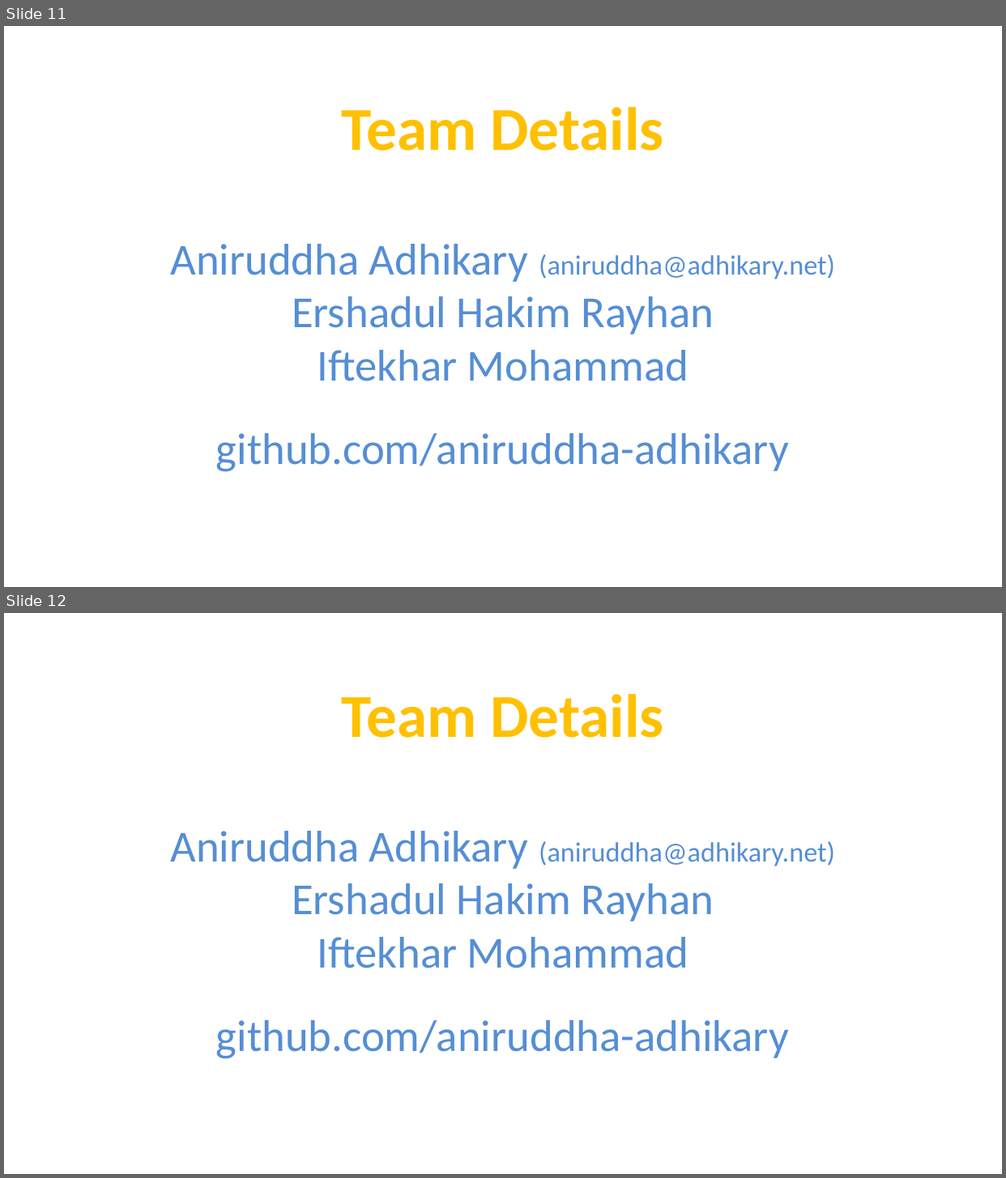
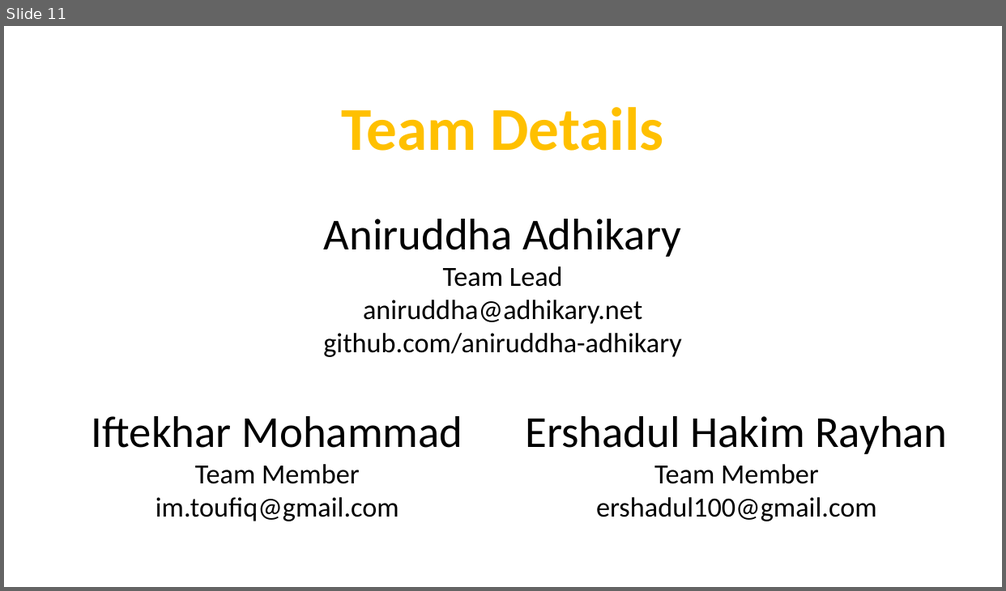
Before and after one commit to ServiceInnovationCamp/Group4, a slide deck: 4-ShikkhokBatayon.pptx. Shown one above the other, each under a label of ours: slides 11 and 12 before the commit, slide 11 after it. The pictures are 1006x1178 and 1006x591 pixels, drawn with LibreOffice and Linux fonts; fonts in the diff are those of the drawing. Boxes give left, top, right and bottom in pixels: in the first picture for what was removed or moved away, otherwise in the second. Text is boxed around its words. In the diff, an @@ line names an element or a change of style, - is before the commit and + after.

```diff
--- a/4-ShikkhokBatayon.pptx
+++ b/4-ShikkhokBatayon.pptx
@@ slide 12 removed at (4,613,1002,1174), background #FFFFFF @@
@@ text removed at (341,694,663,738) @@
-Team Details
@@ text removed at (170,831,835,1059) @@
-Aniruddha Adhikary (aniruddha@adhikary.net)
-Ershadul Hakim Rayhan
-Iftekhar Mohammad
-github.com/aniruddha-adhikary
@@ slide 11 changed as well @@
@@ text "Aniruddha Adhikary": place and size @@
-text "Aniruddha Adhikary" at (170,244,835,472)
+text "Aniruddha Adhikary" at (323,219,682,357)
@@ text at (324,219,681,324): text changed; size 32 to 20 pt; text colour #558ED5 to #000000 @@
-Aniruddha Adhikary (aniruddha@adhikary.net)
-Ershadul Hakim Rayhan
-Iftekhar Mohammad
+Aniruddha Adhikary
+Team Lead
+aniruddha@adhikary.net
@@ text at (323,333,682,357): size 32 to 20 pt, text colour #558ED5 to #000000 in "github.com/aniruddha-adhikary" @@
@@ text added at (91,416,462,522), 20 pt, text #000000 @@
+Iftekhar Mohammad
+Team Member
+im.toufiq@gmail.com
@@ text added at (526,416,948,522), 20 pt, text #000000 @@
+Ershadul Hakim Rayhan
+Team Member
+ershadul100@gmail.com
```
Also in this commit, not shown: 9 other slides changed, 1 slide added, 1 other slide removed.
